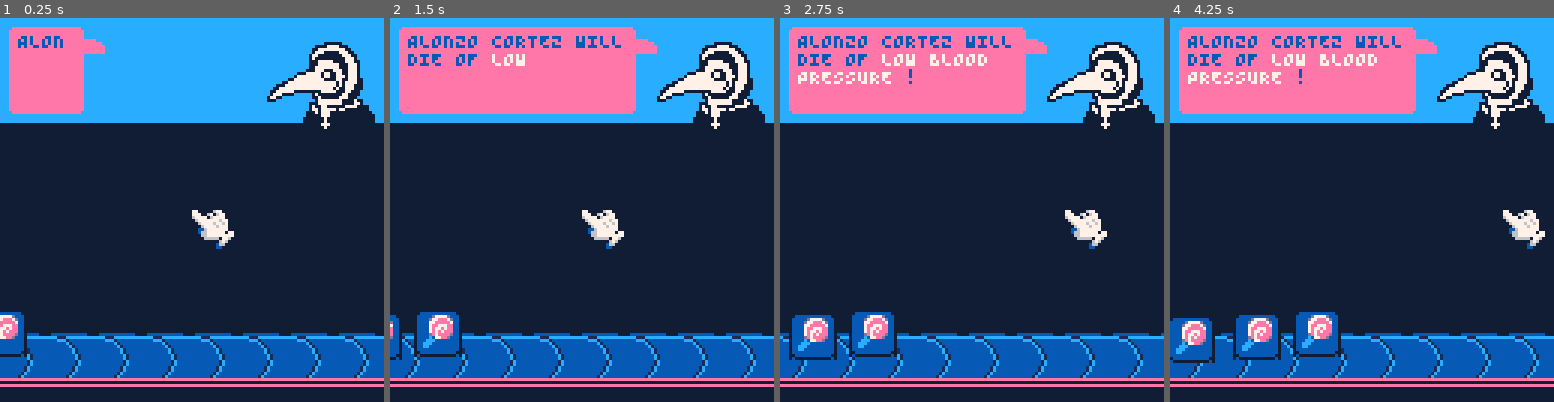
Above: before the commit, frames 1-4 (left to right).
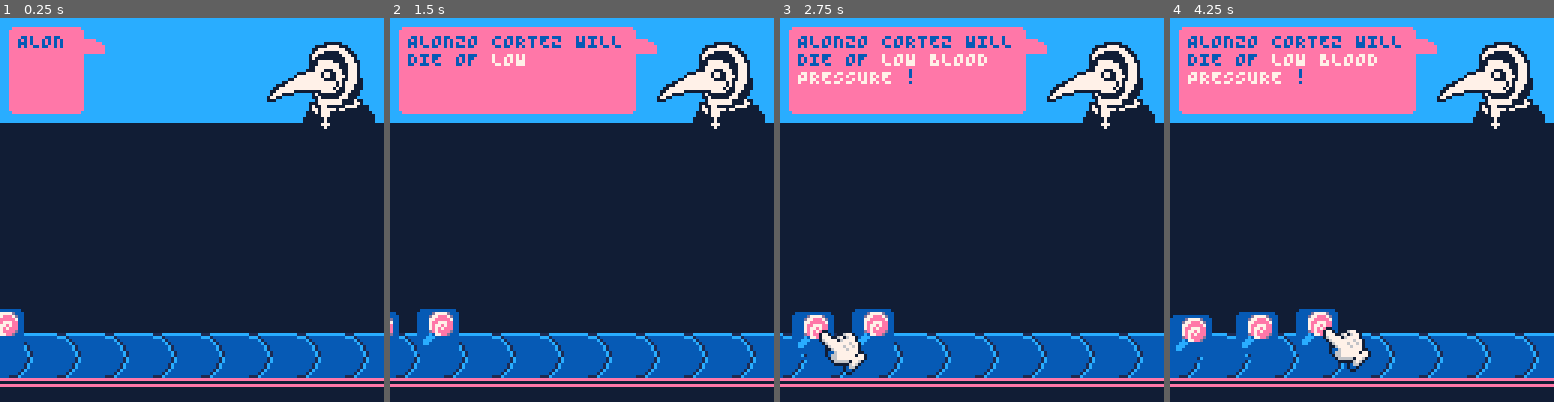
Above: after the commit, the same moments.

Repository: Yolwoocle/minijam_112
Game: PICO-8 cartridge minijam112.p8
Two runs of this game, one before a commit and one after it. Both use one fixed random seed, a clock stepped at 60 frames per second and the inputs below.
Inputs:
- Up to frame 1 (0.25 s): no input
- Up to frame 2 (1.5 s): no input
- Up to frame 3 (2.75 s): hold Right 1.6-2.1 s; hold Right from 2.47 s (still down)
- Up to frame 4 (4.25 s): release Right at 3.03 s; hold Left 3.08-3.58 s; hold Right from 4.02 s (still down)

The runs differ from the first frame. In frame 1, 3.8% of the frame differs, in the area x 0-100%, y 50-94%; in frame 2, 4.0%; in frame 3, 4.7%; in frame 4, 5.1%.

Commit message:
More problems + cursor movement

Diff:
--- a/minijam112.p8
+++ b/minijam112.p8
@@ -21,8 +21,10 @@
 
 	c={
 		dobj=create_dobj(63,63),
-		sel_index=0,
+		sel_index=1,
 	}
+	c.dobj.ox=12
+	c.dobj.oy=6
 
 	text_parse=""
 	ailment=""
@@ -30,9 +32,17 @@
 	parse_length=0
 
 	parse_output=""
-	ailment_out=""
+	aliment_out=""
 
 	g_ingredients={
+		{
+			obj=ingredients.candy,
+			dobj=create_dobj(-80,rnd(10)+90)
+		},
+		{
+			obj=ingredients.candy,
+			dobj=create_dobj(-52,rnd(10)+90)
+		},
 		{
 			obj=ingredients.candy,
 			dobj=create_dobj(-30,rnd(10)+90)
@@ -41,31 +51,23 @@
 			obj=ingredients.candy,
 			dobj=create_dobj(-10,rnd(10)+90)
 		},
-		{
-			obj=ingredients.candy,
-			dobj=create_dobj(-52,rnd(10)+90)
-		},
-		{
-			obj=ingredients.candy,
-			dobj=create_dobj(-80,rnd(10)+90)
-		}
 	}
 end
 
 function _update60()
 	t+=1
 
-
 	if btnp(⬅️) then
-		c.sel_index-=1
-		anim_to_point(c,c.dobj.wx-16,nil,0.8)
+		c.sel_index=max(c.sel_index-1, 1)
 		sfx(61)
 	end
 	if btnp(➡️) then
-		c.sel_index+=1
-		anim_to_point(c,c.dobj.wx+16,nil,0.8)
+		c.sel_index=min(c.sel_index+1, #g_ingredients)
 		sfx(61)
 	end
+	-- Animate to target
+	local dobj = g_ingredients[c.sel_index].dobj
+	anim_to_point(c, dx(dobj), dy(dobj), 0.8)
 
 	for ingredient in all(g_ingredients) do
 		local speed=0.2
@@ -83,12 +85,12 @@
 	draw_pdoctor()
 	draw_bubble()
 	draw_conveyor()
+	draw_ingredients()
 
 	draw_cursor()
 
-	draw_ingredients()
-
-	print(ailment_out,6,5,4)
+
+	print(aliment_out,6,5,4)
 	print(parse_output,6,5,5)
 
 	if(debugmode)print(debug,1,1,8)
@@ -147,6 +149,13 @@
 
 -->8
 --recipes
+-- function new_conveyor_ingredient()
+-- 	{
+-- 		obj=ingredients.candy,
+-- 		dobj=create_dobj(-80,rnd(10)+90)
+-- 	},
+-- end
+
 function new_ingredient(name,spr,effects)
 	return {
 		name=name,
@@ -171,29 +180,39 @@
 	more_strength="STRONGER!",
 	dog_legs="GROW DOG LEGS",
 	hug_charm="WANTS TO HUG EVERYONE",
-	long_tongue="GROW A REALLY LONG TONGUE"
+	long_tongue="GROW A REALLY LONG TONGUE",
+	become_older="BECOME OLDER",
 }
 
 problems={
 	bear_attack=new_problem(
 		"WILL DIE OF A BEAR ATTACK",
 		{"more_strength","more_confidence"},
-		{"dog_legs","hug_charm"},
+		{"dog_legs","hug_charm","become_older"},
 		"wow the dude completely fucks up the bear but destroys his house",
-		"oh no poor dude :("
+		"oh no poor dude became bear meal :("
 	),
 	no_friends=new_problem(
 		"HAS NO FRIENDS",
 		{"more_confidence","hug_charm"},
 		{"long_tongue","dog_legs"},
-		"dude is now friends with everyone but [?]",
-		"oh no poor dude :("
+		"dude is now friends with everyone but [??? dies of being nice?]",
+		"dude is isolated and now lives in the jungle or something"
 	),
+	keys_fell_in_hole=new_problem(
+		"HAS DROPPED HIS KEYS INTO A HOLE",
+		{"dog_legs", "long_tongue"},
+		{"become_older"},
+		"guy now has the key to the king's treasure room and steals everything. oops!",
+		"guy tries to get his keys but falls into the hole. oops!"
+	)
 }
 
 ingredients={
 	candy=new_ingredient("candy",102,{"more_sugar"}),
-	dog_tongue=new_ingredient("tongue of dog",100,{"dog_legs"})
+	dog_tongue=new_ingredient("tongue of dog",100,{"dog_legs"}),
+	mummy_tooth=new_ingredient("mummy_tooth",104,{"become_older"}),
+	snake_tongue=new_ingredient("snake tongue",106,{"long_tongue"}),
 }
 -->8
 --
@@ -301,7 +320,7 @@
 	ailment=a_gap.._ailment
 
 	parse_output=""
-	ailment_out=""
+	aliment_out=""
 end
 
 function parse_dialogue()
@@ -316,11 +335,11 @@
 
 		local next_char=sub(ailment,parse_length,parse_length)
 		if(next_char!=" ")sfx(rnd(sfx_list))
-		ailment_out..=next_char
+		aliment_out..=next_char
 
 		if parse_length%18==0 and parse_length!=0 then
 			parse_output..="\n"
-			ailment_out..="\n"
+			aliment_out..="\n"
 		end
 
 		parse_length+=1
@@ -328,7 +347,7 @@
 end
 
 		--[[
-			ailment_out..=next_char
+			aliment_out..=next_char
 			if parse_length<=#text_parse then
 				parse_output..=next_char
 			else
Not shown, changed: 59 lines of the sprite sheet (__gfx__) section of minijam112.p8
Not shown, added: concept_art/conveyor.aseprite
Not shown, added: concept_art/effects.aseprite
Not shown, added: concept_art/strongpotions.aseprite
Not shown, added: concept_art/tetristhing.aseprite
